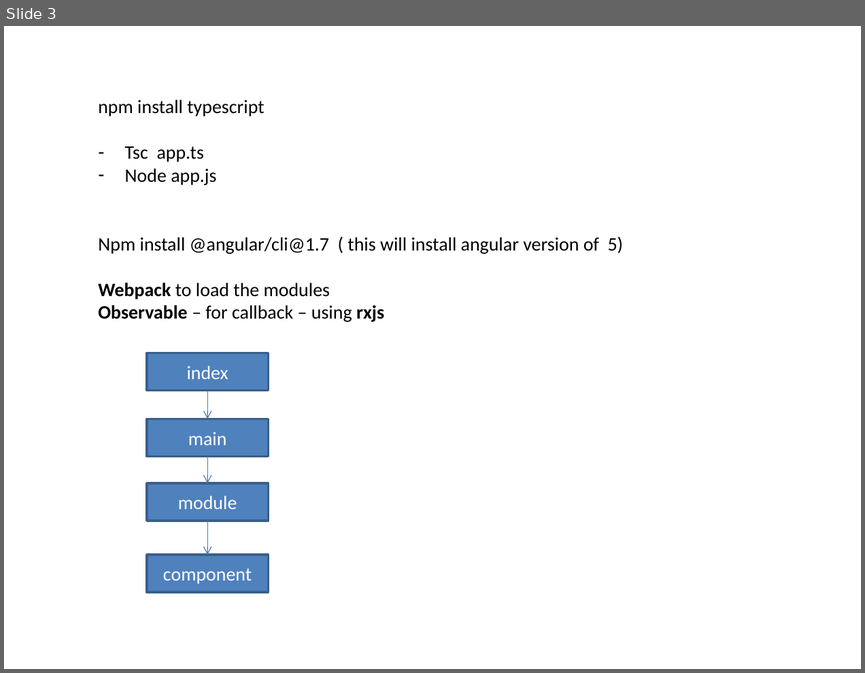
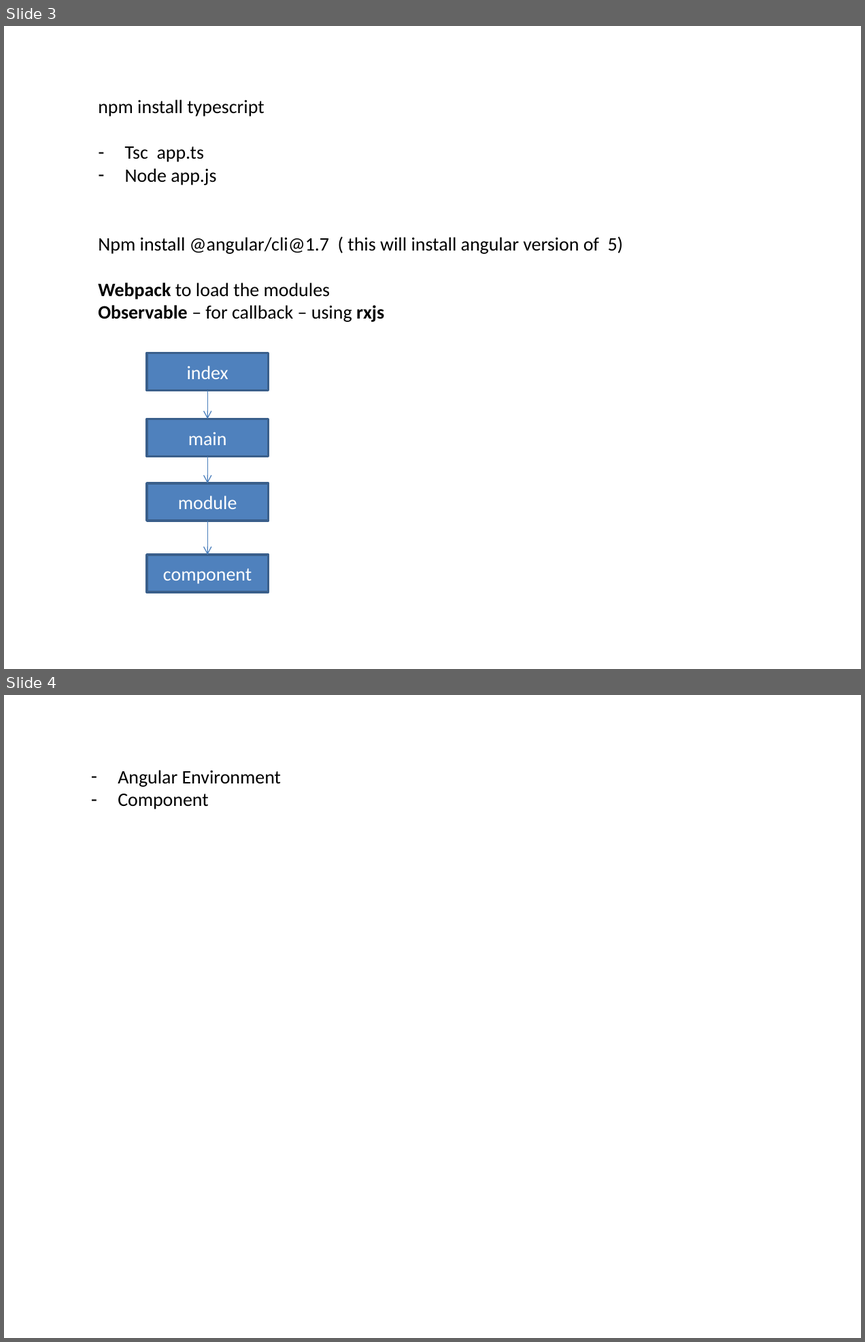
Before and after one commit to mdparthi/Angular4, a slide deck: Angular4Training.pptx. Shown one above the other, each under a label of ours: slide 3 before the commit, slides 3 and 4 after it. The pictures are 865x673 and 865x1342 pixels, drawn with LibreOffice and Linux fonts; fonts in the diff are those of the drawing. Boxes give left, top, right and bottom in pixels: in the first picture for what was removed or moved away, otherwise in the second. Text is boxed around its words. In the diff, an @@ line names an element or a change of style, - is before the commit and + after.

```diff
--- a/Angular4Training.pptx
+++ b/Angular4Training.pptx
@@ slide 4 added at (x1=4, y1=695, x2=861, y2=1338), background #FFFFFF @@
@@ text added at (x1=118, y1=770, x2=281, y2=809), 16 pt, text #000000 @@
+– Angular Environment
+– Component
```
Also in this commit, not shown: 1 other file.
